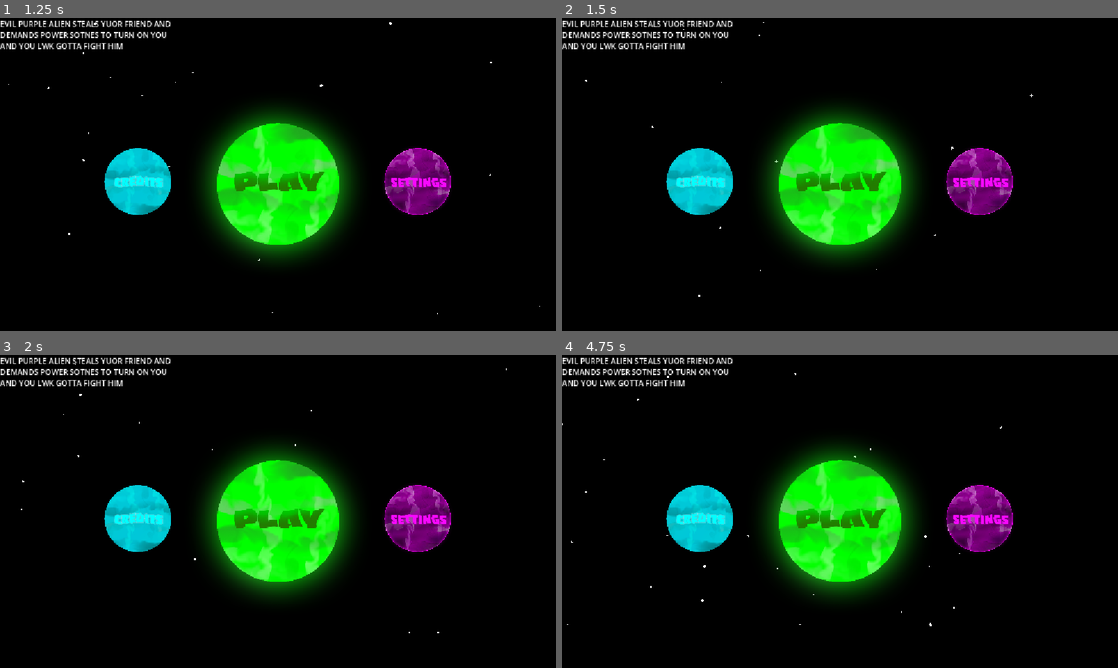
Above: before the commit, frames 1-4 (two rows, left to right).
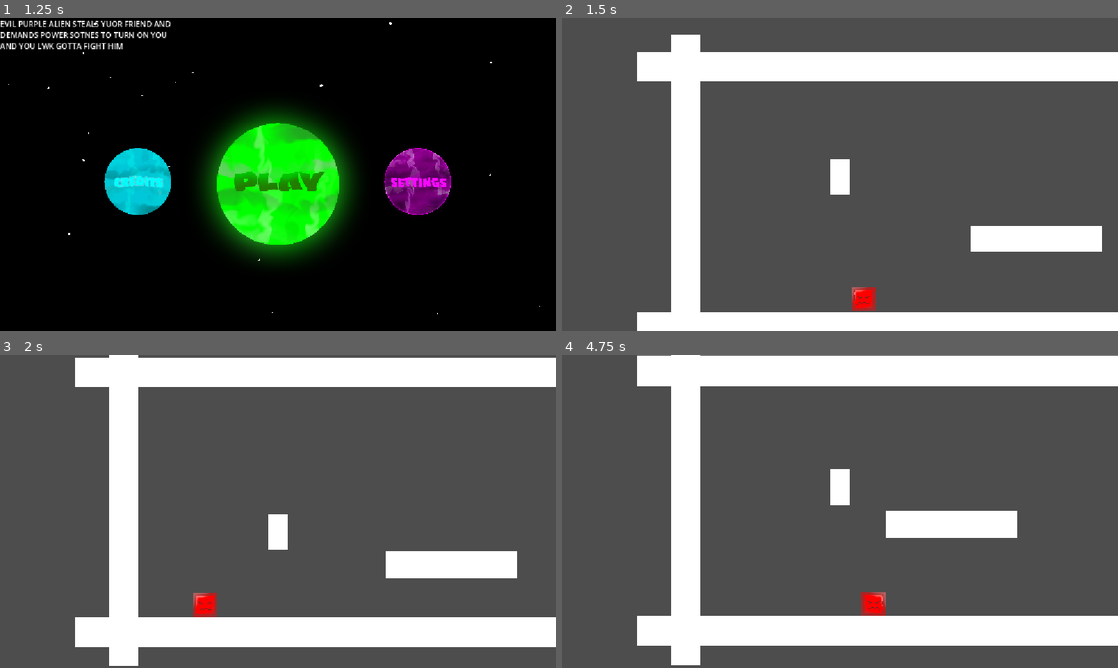
Above: after the commit, the same moments.

Repository: Ravduct/TSA-Haven-Godot-Game
Game: Godot game, scene res://scenes/mainmenu.tscn
Two runs of this game, one before a commit and one after it. Both use one fixed random seed, a clock stepped at 60 frames per second and the inputs below.
Inputs (mouse positions are in pixels of both pictures, inside the frame that each line leads up to):
- Up to frame 1 (1.25 s): click (417, 180) at 0.5 s
- Up to frame 2 (1.5 s): click (840, 183) at 1.25 s
- Up to frame 3 (2 s): no input
- Up to frame 4 (4.75 s): click (840, 520) at 2.02 s; click (840, 520) at 2.77 s

Frame 1 is identical in both runs. In frame 2, 100% of the frame differs, in the area x 0-100%, y 0-100%; in frame 3, 100%; in frame 4, 100%.

Commit message:
heart surgery

Diff:
--- a/background test.tscn
+++ /dev/null
@@ -1,3 +0,0 @@
-[gd_scene format=3 uid="uid://cps7o20qfw78c"]
-
-[node name="Node2D" type="Node2D" unique_id=559878151]
--- a/menu.tscn
+++ /dev/null
@@ -1,108 +0,0 @@
-[gd_scene format=3 uid="uid://4d1pxfcbserv"]
-
-[ext_resource type="Script" uid="uid://ljb2xv3t755m" path="res://static_body_2d.gd" id="1_0e48y"]
-[ext_resource type="Texture2D" path="res://glow.png" id="2_0hol4"]
-[ext_resource type="Texture2D" path="res://planet.png" id="2_epypp"]
-[ext_resource type="AudioStream" path="res://planet_menu.mp3" id="3_epypp"]
-[ext_resource type="Texture2D" path="res://play button.png" id="5_q6r6c"]
-
-[sub_resource type="Curve" id="Curve_0e48y"]
-_limits = [-360.0, 360.0, 0.0, 1.0]
-_data = [Vector2(0, 1), 0.0, 0.0, 0, 0, Vector2(1, 1), 0.0, 0.0, 0, 0]
-point_count = 2
-
-[sub_resource type="CircleShape2D" id="CircleShape2D_mti6b"]
-radius = 0.01
-
-[sub_resource type="QuadMesh" id="QuadMesh_62yky"]
-
-[sub_resource type="Environment" id="Environment_4kxuq"]
-
-[sub_resource type="CameraAttributesPractical" id="CameraAttributesPractical_mm1bc"]
-
-[sub_resource type="Compositor" id="Compositor_mti6b"]
-
-[node name="Node2D" type="Node2D" unique_id=58521646]
-
-[node name="ColorRect" type="ColorRect" parent="." unique_id=179468768]
-offset_left = -60.0
-offset_top = -23.0
-offset_right = 1246.0
-offset_bottom = 675.0
-color = Color(0, 0, 0, 1)
-
-[node name="TextEdit" type="TextEdit" parent="." unique_id=1500383992]
-offset_right = 1156.0
-offset_bottom = 107.0
-text = "Jello"
-
-[node name="Button2" type="Button" parent="." unique_id=258044775]
-offset_left = -1.0
-offset_top = 323.0
-offset_right = 360.0
-offset_bottom = 427.0
-text = "settings"
-
-[node name="CPUParticles2D" type="CPUParticles2D" parent="." unique_id=1530533612]
-position = Vector2(-441, -525)
-scale = Vector2(400, 400)
-skew = 0.28797933
-amount = 200
-lifetime = 5.0
-preprocess = 8.41
-randomness = 1.0
-lifetime_randomness = 0.64
-emission_shape = 1
-emission_sphere_radius = 2.0
-direction = Vector2(1, 4)
-spread = 180.0
-gravity = Vector2(220, 200)
-angle_min = -488.6
-angle_max = 720.0
-angle_curve = SubResource("Curve_0e48y")
-scale_amount_max = 5.0
-
-[node name="StaticBody2D" type="StaticBody2D" parent="." unique_id=476771476]
-position = Vector2(606.00006, 344)
-scale = Vector2(400, 400)
-script = ExtResource("1_0e48y")
-
-[node name="CollisionShape2D" type="CollisionShape2D" parent="StaticBody2D" unique_id=1939815446]
-shape = SubResource("CircleShape2D_mti6b")
-
-[node name="MeshInstance2D2" type="MeshInstance2D" parent="StaticBody2D/CollisionShape2D" unique_id=1184034877]
-position = Vector2(0.012499809, 0.0075000525)
-scale = Vector2(1.4866261, 1.4818069)
-mesh = SubResource("QuadMesh_62yky")
-texture = ExtResource("2_0hol4")
-
-[node name="MeshInstance2D" type="MeshInstance2D" parent="StaticBody2D/CollisionShape2D" unique_id=1007025205]
-position = Vector2(0.012499779, 0.0075000226)
-scale = Vector2(1.4866261, 1.4818069)
-mesh = SubResource("QuadMesh_62yky")
-texture = ExtResource("2_epypp")
-
-[node name="WorldEnvironment" type="WorldEnvironment" parent="." unique_id=1804321585]
-environment = SubResource("Environment_4kxuq")
-camera_attributes = SubResource("CameraAttributesPractical_mm1bc")
-compositor = SubResource("Compositor_mti6b")
-
-[node name="AudioStreamPlayer2D" type="AudioStreamPlayer2D" parent="." unique_id=1909027303]
-position = Vector2(-441, -525)
-scale = Vector2(400, 400)
-skew = 0.28797925
-stream = ExtResource("3_epypp")
-autoplay = true
-parameters/looping = true
-
-[node name="Button3" type="Button" parent="." unique_id=1865689507]
-offset_left = 435.0
-offset_top = 176.0
-offset_right = 785.0
-offset_bottom = 526.0
-icon = ExtResource("5_q6r6c")
-flat = true
-autowrap_mode = 3
-autowrap_trim_flags = 0
-clip_text = true
-expand_icon = true
--- a/node_2d.tscn
+++ /dev/null
@@ -1,130 +0,0 @@
-[gd_scene format=3 uid="uid://b3bem32v4d7k7"]
-
-[ext_resource type="Shader" uid="uid://cp773cey4isgd" path="res://new_shader.gdshader" id="1_q6r6c"]
-[ext_resource type="Texture2D" uid="uid://lhdym8a0bchm" path="res://image assets/bubble.png" id="2_kdubu"]
-[ext_resource type="Texture2D" uid="uid://pc6qfdlfeqr7" path="res://image assets/jelly.png" id="3_d21ai"]
-[ext_resource type="Shader" uid="uid://4auq1hekdte2" path="res://jellojiggle.gdshader" id="4_rj586"]
-[ext_resource type="Texture2D" uid="uid://b5vqn7cpyhnpv" path="res://image assets/astro.png" id="5_4d7sh"]
-
-[sub_resource type="ShaderMaterial" id="ShaderMaterial_mti6b"]
-shader = ExtResource("1_q6r6c")
-shader_parameter/base_teal = Color(0.05, 0.65, 0.6, 0.85)
-shader_parameter/deep_teal = Color(0.02, 0.35, 0.45, 0.92)
-shader_parameter/soft_glow = Color(0.45, 0.95, 0.85, 1)
-shader_parameter/wobble_speed = 1.8
-shader_parameter/wave_height = 0.05
-
-[sub_resource type="Gradient" id="Gradient_mti6b"]
-offsets = PackedFloat32Array(0, 0.75123155, 0.93842363, 0.99753696)
-colors = PackedColorArray(1, 1, 1, 1, 0.6666667, 0.8509804, 0.8535948, 0.6666667, 0.20246914, 0.6434568, 0.64971197, 0.20246914, 0, 0.5529412, 0.56078434, 0)
-
-[sub_resource type="CanvasItemMaterial" id="CanvasItemMaterial_ir8iy"]
-
-[sub_resource type="RectangleShape2D" id="RectangleShape2D_hqns4"]
-size = Vector2(322, 209)
-
-[sub_resource type="QuadMesh" id="QuadMesh_x0ka3"]
-
-[sub_resource type="ShaderMaterial" id="ShaderMaterial_mm1bc"]
-render_priority = 0
-shader = ExtResource("4_rj586")
-
-[sub_resource type="GDScript" id="GDScript_0h7mo"]
-resource_name = "player"
-script/source = "extends CharacterBody2D
-
-@export var speed: float = 100.0
-@export var jumpPower: float = 500.0
-@export var friction: float = 0.8
-@export var air_res: float = 0.99
-
-var gravity: int = ProjectSettings.get_setting(\"physics/2d/default_gravity\")
-
-func _physics_process(delta: float):
-	if !is_on_floor():
-		velocity.y += gravity * delta
-		velocity.x *= air_res
-	elif Input.is_action_just_pressed(\"jump\"):
-		velocity.y = -jumpPower
-	else:
-		velocity.x *= friction
-		var direction := int(Input.is_action_pressed(\"ui_right\")) - int(Input.is_action_pressed(\"ui_left\"))
-		if direction:
-			velocity.x += direction * speed
-
-	move_and_slide()
-"
-
-[sub_resource type="RectangleShape2D" id="RectangleShape2D_nr8wp"]
-size = Vector2(71, 138)
-
-[node name="Node2D" type="Node2D" unique_id=1373286558]
-
-[node name="ColorRect" type="ColorRect" parent="." unique_id=257663373]
-material = SubResource("ShaderMaterial_mti6b")
-offset_left = 293.49994
-offset_top = 550.0
-offset_right = 1017.49994
-offset_bottom = 744.0
-metadata/_edit_use_anchors_ = true
-
-[node name="bubbles" type="CPUParticles2D" parent="ColorRect" unique_id=1043791691]
-position = Vector2(296, 220)
-amount = 20
-texture = ExtResource("2_kdubu")
-preprocess = 1.03
-explosiveness = 0.07
-randomness = 0.54
-emission_shape = 3
-emission_rect_extents = Vector2(300, 5)
-gravity = Vector2(0, -300)
-scale_amount_min = 0.01
-scale_amount_max = 0.1
-color_ramp = SubResource("Gradient_mti6b")
-
-[node name="StaticBody2D" type="StaticBody2D" parent="." unique_id=1499599188]
-position = Vector2(76.499954, 535)
-
-[node name="CollisionShape2D" type="CollisionShape2D" parent="StaticBody2D" unique_id=940616908]
-material = SubResource("CanvasItemMaterial_ir8iy")
-position = Vector2(988, 111)
-shape = SubResource("RectangleShape2D_hqns4")
-debug_color = Color(0, 0.5981013, 0.7127266, 0.41960785)
-
-[node name="MeshInstance2D" type="MeshInstance2D" parent="StaticBody2D" unique_id=138228270]
-position = Vector2(1219, 102)
-scale = Vector2(794.99994, 209.50002)
-mesh = SubResource("QuadMesh_x0ka3")
-texture = ExtResource("3_d21ai")
-
-[node name="StaticBody2D2" type="StaticBody2D" parent="." unique_id=214186736]
-position = Vector2(-10, 1086)
-
-[node name="CollisionShape2D" type="CollisionShape2D" parent="StaticBody2D2" unique_id=1462973833]
-material = SubResource("CanvasItemMaterial_ir8iy")
-position = Vector2(132.49995, -442)
-shape = SubResource("RectangleShape2D_hqns4")
-debug_color = Color(0, 0.5981013, 0.7127266, 0.41960785)
-
-[node name="MeshInstance2D" type="MeshInstance2D" parent="StaticBody2D2" unique_id=1597438097]
-material = SubResource("ShaderMaterial_mm1bc")
-position = Vector2(-93.500046, -443)
-scale = Vector2(803, 209.50002)
-mesh = SubResource("QuadMesh_x0ka3")
-texture = ExtResource("3_d21ai")
-
-[node name="Node2D" type="Node2D" parent="." unique_id=1081569254]
-position = Vector2(374.49994, 557)
-
-[node name="CharacterBody2D" type="CharacterBody2D" parent="." unique_id=472469601]
-position = Vector2(524, 236)
-script = SubResource("GDScript_0h7mo")
-
-[node name="CollisionShape2D" type="CollisionShape2D" parent="CharacterBody2D" unique_id=1900344499]
-position = Vector2(-368.90656, 154.69391)
-shape = SubResource("RectangleShape2D_nr8wp")
-
-[node name="Sprite2D" type="Sprite2D" parent="CharacterBody2D" unique_id=683860825]
-position = Vector2(-366.2033, 160.84695)
-scale = Vector2(0.25883865, 0.2833878)
-texture = ExtResource("5_4d7sh")
--- a/project.godot
+++ b/project.godot
@@ -22,7 +22,7 @@
 
 [editor_plugins]
 
-enabled=PackedStringArray("res://addons/softbody2d/plugin.cfg")
+enabled=PackedStringArray()
 
 [input]
 
--- a/scenes/level.tscn
+++ b/scenes/level.tscn
@@ -1,10 +1,11 @@
 [gd_scene format=3 uid="uid://curlaob3cq6jt"]
 
-[ext_resource type="Texture2D" uid="uid://b5vqn7cpyhnpv" path="res://image assets/astro.png" id="1_2q6dc"]
-[ext_resource type="Texture2D" uid="uid://pc6qfdlfeqr7" path="res://image assets/jelly.png" id="1_w7c3h"]
+[ext_resource type="Script" uid="uid://di4ii2kjsfge1" path="res://scripts/path_follow_2d.gd" id="1_2q6dc"]
 [ext_resource type="Texture2D" uid="uid://lhdym8a0bchm" path="res://image assets/bubble.png" id="2_ppgk2"]
-[ext_resource type="Shader" uid="uid://cp773cey4isgd" path="res://new_shader.gdshader" id="3_w8frs"]
-[ext_resource type="Shader" uid="uid://4auq1hekdte2" path="res://jellojiggle.gdshader" id="4_2r41h"]
+[ext_resource type="Script" uid="uid://cnkkprdp20kih" path="res://scripts/slime.gd" id="2_w8frs"]
+[ext_resource type="Texture2D" uid="uid://8vhv8h576xaj" path="res://image assets/norm.png" id="3_mx8sn"]
+[ext_resource type="Shader" uid="uid://cp773cey4isgd" path="res://shaders/new_shader.gdshader" id="3_w8frs"]
+[ext_resource type="Script" uid="uid://bn2fe2d7qykeg" path="res://scripts/enemy area.gd" id="4_mx8sn"]
 
 [sub_resource type="ShaderMaterial" id="ShaderMaterial_klq6b"]
 shader = ExtResource("3_w8frs")
@@ -13,29 +14,18 @@
 shader_parameter/soft_glow = Color(0.45, 0.95, 0.85, 1)
 shader_parameter/wobble_speed = 1.8
 shader_parameter/wave_height = 0.05
-[ext_resource type="Script" uid="uid://di4ii2kjsfge1" path="res://scenes/path_follow_2d.gd" id="1_2q6dc"]
-[ext_resource type="Script" uid="uid://cnkkprdp20kih" path="res://scenes/slime.gd" id="2_w8frs"]
-[ext_resource type="Texture2D" uid="uid://8vhv8h576xaj" path="res://image assets/norm.png" id="3_mx8sn"]
-[ext_resource type="Script" uid="uid://bn2fe2d7qykeg" path="res://scenes/enemy area.gd" id="4_mx8sn"]
-
-[sub_resource type="CanvasItemMaterial" id="CanvasItemMaterial_y32ns"]
 
 [sub_resource type="Gradient" id="Gradient_b121j"]
 offsets = PackedFloat32Array(0, 0.75123155, 0.93842363, 0.99753696)
 colors = PackedColorArray(1, 1, 1, 1, 0.6666667, 0.8509804, 0.8535948, 0.6666667, 0.20246914, 0.6434568, 0.64971197, 0.20246914, 0, 0.5529412, 0.56078434, 0)
 
-[sub_resource type="CanvasItemMaterial" id="CanvasItemMaterial_8c41q"]
-
-[sub_resource type="RectangleShape2D" id="RectangleShape2D_olg7q"]
-size = Vector2(322, 209)
-
-[sub_resource type="QuadMesh" id="QuadMesh_t1rx8"]
-
-[sub_resource type="ShaderMaterial" id="ShaderMaterial_8iemx"]
-render_priority = 0
-shader = ExtResource("4_2r41h")
-
-[sub_resource type="GDScript" id="GDScript_64w2a"]
+[sub_resource type="CanvasItemMaterial" id="CanvasItemMaterial_y32ns"]
+
+[sub_resource type="RectangleShape2D" id="RectangleShape2D_bkp3o"]
+size = Vector2(1374, 123)
+
+[sub_resource type="CanvasTexture" id="CanvasTexture_bkp3o"]
+
 [sub_resource type="RectangleShape2D" id="RectangleShape2D_mx8sn"]
 size = Vector2(2125.25, 123)
 
@@ -105,7 +95,9 @@
 		respawn()
 "
 
-[sub_resource type="RectangleShape2D" id="RectangleShape2D_fpun6"]
+[sub_resource type="CanvasItemMaterial" id="CanvasItemMaterial_wtcfe"]
+
+[sub_resource type="RectangleShape2D" id="RectangleShape2D_l4wpc"]
 size = Vector2(71, 138)
 
 [sub_resource type="RectangleShape2D" id="RectangleShape2D_1vrpp"]
@@ -126,19 +118,17 @@
 
 [sub_resource type="RectangleShape2D" id="RectangleShape2D_7olc6"]
 
-[node name="Node2D" type="Node2D" unique_id=487297017]
-
-[node name="Node2D" type="Node2D" parent="." unique_id=1801803192]
-
-[node name="ColorRect" type="ColorRect" parent="Node2D" unique_id=40623188]
+[node name="Node2D" type="Node2D" unique_id=1801803192]
+
+[node name="ColorRect" type="ColorRect" parent="." unique_id=40623188]
 material = SubResource("ShaderMaterial_klq6b")
-offset_left = 156.0
-offset_top = 550.0
-offset_right = 880.0
-offset_bottom = 744.0
+offset_left = 1732.0
+offset_top = 582.0
+offset_right = 2456.0
+offset_bottom = 776.0
 metadata/_edit_use_anchors_ = true
 
-[node name="bubbles" type="CPUParticles2D" parent="Node2D/ColorRect" unique_id=1065649557]
+[node name="bubbles" type="CPUParticles2D" parent="ColorRect" unique_id=1065649557]
 position = Vector2(296, 220)
 amount = 20
 texture = ExtResource("2_ppgk2")
@@ -152,13 +142,6 @@
 scale_amount_max = 0.1
 color_ramp = SubResource("Gradient_b121j")
 
-[node name="StaticBody2D" type="StaticBody2D" parent="Node2D" unique_id=883296298]
-position = Vector2(-5, 543)
-
-[node name="CollisionShape2D" type="CollisionShape2D" parent="Node2D/StaticBody2D" unique_id=1955293372]
-material = SubResource("CanvasItemMaterial_8c41q")
-position = Vector2(988, 111)
-shape = SubResource("RectangleShape2D_olg7q")
 [node name="ground" type="StaticBody2D" parent="." unique_id=609733895]
 position = Vector2(1336, 572)
 rotation = 1.5707964
@@ -166,38 +149,15 @@
 
 [node name="hitbox" type="CollisionShape2D" parent="ground" unique_id=433314589]
 material = SubResource("CanvasItemMaterial_y32ns")
-position = Vector2(578.5, 77.5)
+position = Vector2(-442, 59.000046)
 shape = SubResource("RectangleShape2D_bkp3o")
 debug_color = Color(0, 0.5981013, 0.7127266, 0.41960785)
 
-[node name="MeshInstance2D" type="MeshInstance2D" parent="Node2D/StaticBody2D" unique_id=943718655]
-position = Vector2(989, 102)
-scale = Vector2(334.9999, 209.50002)
-mesh = SubResource("QuadMesh_t1rx8")
-texture = ExtResource("1_w7c3h")
-
-[node name="StaticBody2D2" type="StaticBody2D" parent="Node2D" unique_id=2068623677]
-position = Vector2(-10, 1086)
-
-[node name="CollisionShape2D" type="CollisionShape2D" parent="Node2D/StaticBody2D2" unique_id=1393941153]
-material = SubResource("CanvasItemMaterial_8c41q")
-position = Vector2(51, -434)
-shape = SubResource("RectangleShape2D_olg7q")
-debug_color = Color(0, 0.5981013, 0.7127266, 0.41960785)
-
-[node name="MeshInstance2D" type="MeshInstance2D" parent="Node2D/StaticBody2D2" unique_id=434799542]
-material = SubResource("ShaderMaterial_8iemx")
-position = Vector2(59, -435)
-scale = Vector2(334.9999, 209.50002)
-mesh = SubResource("QuadMesh_t1rx8")
-texture = ExtResource("1_w7c3h")
-
-[node name="Node2D" type="Node2D" parent="Node2D" unique_id=743181966]
-position = Vector2(293, 565)
-
-[node name="CharacterBody2D" type="CharacterBody2D" parent="Node2D" unique_id=321510995]
-position = Vector2(19, 376)
-script = SubResource("GDScript_64w2a")
+[node name="sprite" type="Sprite2D" parent="ground/hitbox" unique_id=1877749373]
+position = Vector2(3.7499657, 0)
+scale = Vector2(1344.9999, 123.000015)
+texture = SubResource("CanvasTexture_bkp3o")
+
 [node name="hitbox2" type="CollisionShape2D" parent="ground" unique_id=870870036]
 material = SubResource("CanvasItemMaterial_y32ns")
 position = Vector2(-474.9999, 1976)
@@ -236,11 +196,78 @@
 [node name="player" type="CharacterBody2D" parent="." unique_id=1600145561]
 script = SubResource("GDScript_7olc6")
 
-[node name="CollisionShape2D" type="CollisionShape2D" parent="Node2D/CharacterBody2D" unique_id=99632106]
-position = Vector2(42, 76)
-shape = SubResource("RectangleShape2D_fpun6")
-
-[node name="Sprite2D" type="Sprite2D" parent="Node2D/CharacterBody2D" unique_id=1845799805]
-position = Vector2(44.703236, 82.153046)
-scale = Vector2(0.25883865, 0.2833878)
-texture = ExtResource("1_2q6dc")
+[node name="hitbox" type="CollisionShape2D" parent="player" unique_id=30282243]
+material = SubResource("CanvasItemMaterial_wtcfe")
+shape = SubResource("RectangleShape2D_l4wpc")
+
+[node name="sprite" type="Sprite2D" parent="player/hitbox" unique_id=217158233]
+scale = Vector2(84.49999, 147.5)
+texture = SubResource("CanvasTexture_bkp3o")
+
+[node name="camera" type="Camera2D" parent="player" unique_id=740702037]
+zoom = Vector2(0.5, 0.5)
+position_smoothing_enabled = true
+
+[node name="hurtbox" type="Area2D" parent="player" unique_id=1156314438]
+scale = Vector2(5.0000005, 7.482115)
+
+[node name="CollisionShape2D" type="CollisionShape2D" parent="player/hurtbox" unique_id=467293857]
+shape = SubResource("RectangleShape2D_1vrpp")
+
+[node name="path" type="Path2D" parent="." unique_id=511733077]
+position = Vector2(905.5854, 384.21844)
+scale = Vector2(2.5365853, 0.21501707)
+curve = SubResource("Curve2D_rd3vj")
+
+[node name="follow" type="PathFollow2D" parent="path" unique_id=1170533802]
+position = Vector2(-25.461548, -628.87305)
+rotation = 0.2067315
+scale = Vector2(0.39423078, 4.6507936)
+rotates = false
+cubic_interp = false
+loop = false
+script = ExtResource("1_2q6dc")
+
+[node name="remoteTransform" type="RemoteTransform2D" parent="path/follow" unique_id=1814506669]
+remote_path = NodePath("../../platform")
+update_rotation = false
+update_scale = false
+
+[node name="platform" type="AnimatableBody2D" parent="path" unique_id=1992280718]
+position = Vector2(-25.461548, -628.87305)
+
+[node name="hitbox" type="CollisionShape2D" parent="path/platform" unique_id=462692707]
+material = SubResource("CanvasItemMaterial_y32ns")
+position = Vector2(0, -7.096548e-05)
+scale = Vector2(0.39423075, 4.6507936)
+shape = SubResource("RectangleShape2D_2q6dc")
+debug_color = Color(0, 0.5981013, 0.7127266, 0.41960785)
+
+[node name="sprite" type="Sprite2D" parent="path/platform/hitbox" unique_id=1725613151]
+scale = Vector2(544, 109.5)
+texture = SubResource("CanvasTexture_w7c3h")
+
+[node name="area" type="Area2D" parent="." unique_id=108581321]
+position = Vector2(206, 0)
+collision_layer = 2
+script = ExtResource("4_mx8sn")
+
+[node name="hitbox" type="CollisionShape2D" parent="area" unique_id=1308490715]
+position = Vector2(-249.5, 306.5)
+shape = SubResource("RectangleShape2D_nmbfl")
+debug_color = Color(1, 1, 0, 0.41960785)
+
+[node name="slime" type="CharacterBody2D" parent="area" unique_id=2014866072]
+position = Vector2(15, 521)
+collision_mask = 6
+script = ExtResource("2_w8frs")
+metadata/type = "slime"
+
+[node name="hitbox" type="CollisionShape2D" parent="area/slime" unique_id=537911198]
+scale = Vector2(5, 5)
+shape = SubResource("RectangleShape2D_7olc6")
+
+[node name="sprite" type="Sprite2D" parent="area/slime/hitbox" unique_id=187716164]
+position = Vector2(0.09999776, 0.09999776)
+scale = Vector2(0.04, 0.04)
+texture = ExtResource("3_mx8sn")
--- a/scenes/mainmenu.tscn
+++ b/scenes/mainmenu.tscn
@@ -1,13 +1,12 @@
 [gd_scene format=3 uid="uid://dp5xjbnngysre"]
 
-[ext_resource type="Script" uid="uid://ljb2xv3t755m" path="res://static_body_2d.gd" id="1_85riq"]
 [ext_resource type="Texture2D" uid="uid://c7p7507kdt0rt" path="res://image assets/glow.png" id="2_wf3n4"]
 [ext_resource type="Texture2D" uid="uid://bdwn5no475nm7" path="res://image assets/planet.png" id="3_h73c4"]
 [ext_resource type="AudioStream" uid="uid://cpa4hscpeskej" path="res://audio/planet_menu.mp3" id="4_85riq"]
 [ext_resource type="Texture2D" uid="uid://b4lwj0hcwkwvy" path="res://image assets/settings.png" id="5_4hago"]
 [ext_resource type="Texture2D" uid="uid://df2a0gm1xymeb" path="res://image assets/CREDITS.png" id="6_gjjcl"]
 [ext_resource type="Texture2D" uid="uid://bfmgdre8ifces" path="res://image assets/play button.png" id="7_kait0"]
-[ext_resource type="Script" uid="uid://c6yiovgjaqykt" path="res://play.gd" id="8_6pj40"]
+[ext_resource type="Script" uid="uid://c6yiovgjaqykt" path="res://scripts/play.gd" id="8_6pj40"]
 
 [sub_resource type="Curve" id="Curve_0e48y"]
 _limits = [-360.0, 360.0, 0.0, 1.0]
@@ -48,7 +47,6 @@
 [node name="planet" type="StaticBody2D" parent="." unique_id=476771476]
 position = Vector2(576, 345)
 scale = Vector2(400, 400)
-script = ExtResource("1_85riq")
 
 [node name="CollisionShape2D" type="CollisionShape2D" parent="planet" unique_id=1939815446]
 shape = SubResource("CircleShape2D_mti6b")
Renamed: scenes/enemy area.gd -> scripts/enemy area.gd
Renamed: scenes/enemy area.gd.uid -> scripts/enemy area.gd.uid
Renamed: scenes/moving platform.gd -> scripts/moving platform.gd
Renamed: scenes/moving platform.gd.uid -> scripts/moving platform.gd.uid
Renamed: scenes/path_follow_2d.gd -> scripts/path_follow_2d.gd
Renamed: scenes/path_follow_2d.gd.uid -> scripts/path_follow_2d.gd.uid
Renamed: play.gd -> scripts/play.gd
Renamed: play.gd.uid -> scripts/play.gd.uid
Renamed: scenes/slime.gd -> scripts/slime.gd
Renamed: scenes/slime.gd.uid -> scripts/slime.gd.uid
Empty file added: scripts/static_body_2d.gd
Renamed: scenes/static_body_2d.gd.uid -> scripts/static_body_2d.gd.uid
(and 4 more such lines)
